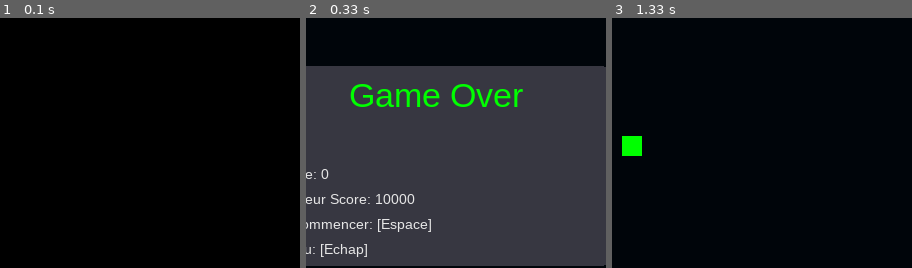
Above: before the commit, frames 1-3 (left to right).
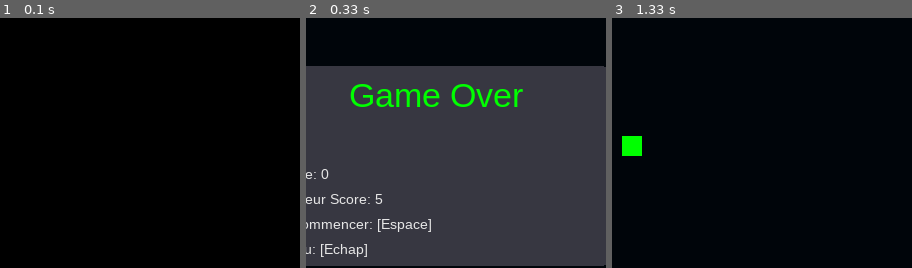
Above: after the commit, the same moments.

Repository: Yt027/Test-Projects
Game: pygame game, started from Python/Snake/main.py
Two runs of this game, one before a commit and one after it. Both use one fixed random seed, a clock stepped at 60 frames per second and the inputs below.
Inputs:
- Up to frame 1 (0.1 s): no input
- Up to frame 2 (0.33 s): no input
- Up to frame 3 (1.33 s): tap Space at 0.33 s; hold Right 0.67-1.13 s; hold Up from 1.17 s (still down)
The pictures show only the part of the screen within x 28-78%, y 20-70%; the shares and areas given below are measured in that part.

Frame 1 is identical in both runs. In frame 2, 0.3% of the frame differs, in the area x 23-37%, y 70-75%; in frame 3, nothing differs.

Commit message:
Hight score management aquired

Diff:
--- a/Python/Snake/main.py
+++ b/Python/Snake/main.py
@@ -1,6 +1,7 @@
 from random import random
-import pygame, sys
-from ..gui import Font
+import pygame, sys, json
+# Be sure to have gui.py imported
+from ..__modules__.gui import Font
 pygame.init()
 
 
@@ -10,6 +11,20 @@
 bloc = 20
 score = 0
 game_over = False
+
+# Fetching higth
+hight_score = 0
+try:
+    open("data.json", "r")
+except:
+    file = open("data.json", "a")
+    file.write(r'{"snake": {"hight_score": 0}}')
+    file.close()
+
+with open("data.json", "r") as fp:
+    hight_score = json.load(fp)["snake"]["hight_score"]
+    print(hight_score)
+
 
 fonts = {
     "title": Font(("Arial Bold", 34)),
@@ -25,7 +40,7 @@
 
 
 def main():
-    global score, bloc, screen, game_over
+    global score, bloc, screen, game_over, hight_score
     game_over = True
     # Variables
     snake = [
@@ -129,6 +144,14 @@
             # Stop the game
             direction = ""
 
+            # Checking for new hight score and saving it
+            if score > hight_score:
+                hight_score = score
+                with open("data.json", "w") as fp:
+                    fp.writelines(json.dumps({"snake": {"hight_score": hight_score}}))
+                    fp.close()
+
+
             # Board
             game_over_board = pygame.Rect(0, 50, 350, 200)
             game_over_board.center = (screen.get_width() / 2, screen.get_height() / 2)
@@ -147,7 +170,7 @@
             screen.blit(game_over_score, game_over_score_rect)
 
             # Hight Score
-            game_over_hight_score = fonts["text"].render(f"Meilleur Score: 10000", (230, 230, 230))
+            game_over_hight_score = fonts["text"].render(f"Meilleur Score: {hight_score}", (230, 230, 230))
             game_over_hight_score_rect = game_over_hight_score.get_rect(left=game_over_board.x + 15, top=game_over_board.y + 125)
             screen.blit(game_over_hight_score, game_over_hight_score_rect)
 
--- /dev/null
+++ b/data.json
@@ -0,0 +1 @@
+{"snake": {"hight_score": 5}}
Renamed: Python/gui.py -> Python/__modules__/gui.py
Empty file added: __init__.py
